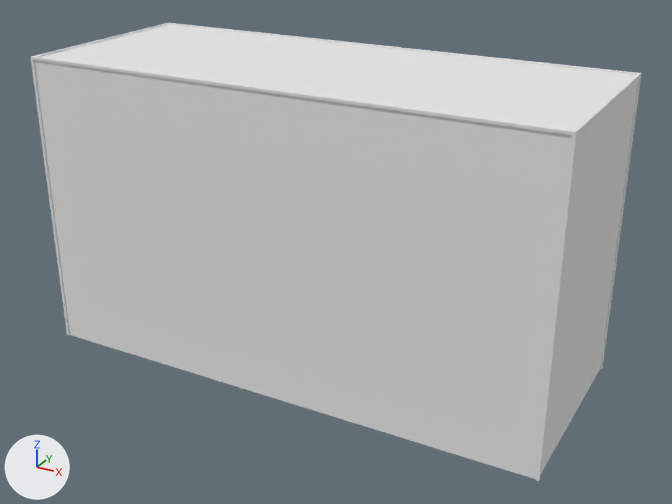
What one commit did to the Blender file Assets/Meshes/Buildings/FullBuildings/BackgroundBuilding05.blend.
Both versions are drawn from a 50 mm lens placed at (80.1, -141.6, 92.8), pointed at (3.0, -1.4, 22.7). Lighting does not change. The marker at lower left points along +X, +Y and +Z.
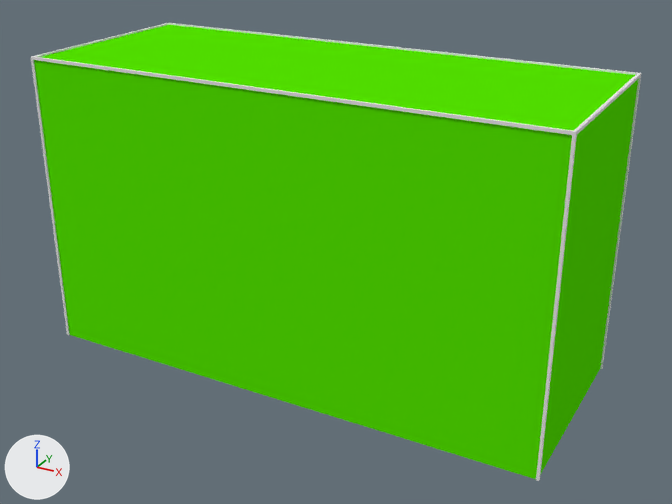
The change, as JSON lines over the scene's bpy script:
```json
{"op": "add", "block": "mat_material_001", "code": ["mat_material_001 = diffuse_material('Material.001')", "mat_material_001.base_color = (0.0889, 0.8, 0.0)  # green #54e700"]}
{"block": "me_cube", "where": "me_cube.from_pydata(...)  # 52 vertices, 37 faces; spans x -50.0..50.0, y -20.0..20.0, z 0.0..57.3"}
{"block": "me_cube", "where": "# used by ob_cube; location = (0.0, 0.0, 0.0)"}
{"block": "me_cube", "change": "me_cube part 1: the 1 face centred in x -0.1, y -19.7, z 28.5 switches from mat_material (white #e7e7e7) to mat_material_001 (green #54e700)"}
{"block": "me_cube", "change": "me_cube part 2: the 1 face centred in x 0.0, y 0.0, z 57.0 switches from mat_material (white #e7e7e7) to mat_material_001 (green #54e700)"}
{"block": "me_cube", "change": "me_cube part 3: the 1 face centred in x 49.7, y 0.0, z 28.5 switches from mat_material (white #e7e7e7) to mat_material_001 (green #54e700)"}
{"op": "add", "block": "me_cube", "code": "me_cube.materials.append(mat_material_001)  # green #54e700"}
```

Where the change shows, as pixel boxes (x1, y1, x2, y2) in the pictures (672 x 504 px):
```json
{"part": 1, "of": "me_cube", "change": "recoloured", "before": [34, 60, 572, 479], "after": [34, 60, 572, 479], "on screen": "white to green"}
{"part": 2, "of": "me_cube", "change": "recoloured", "before": [41, 25, 635, 131], "after": [41, 25, 635, 131], "on screen": "white to green"}
{"part": 3, "of": "me_cube", "change": "recoloured", "before": [540, 79, 638, 475], "after": [540, 79, 638, 475], "on screen": "white to green"}
```
